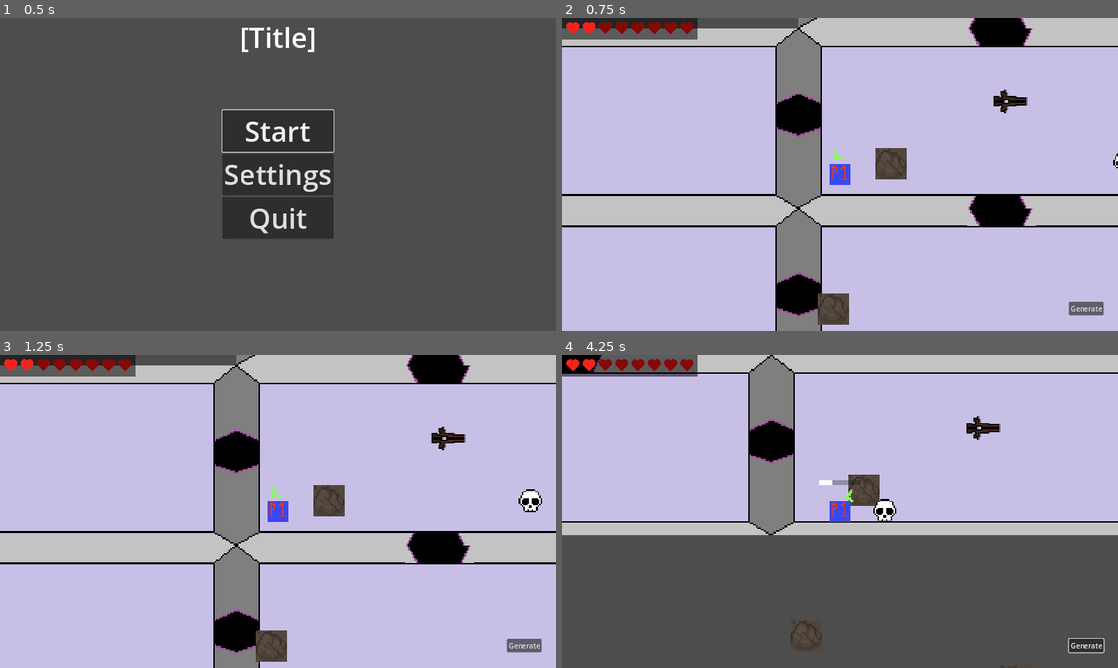
Above: before the commit, frames 1-4 (two rows, left to right).
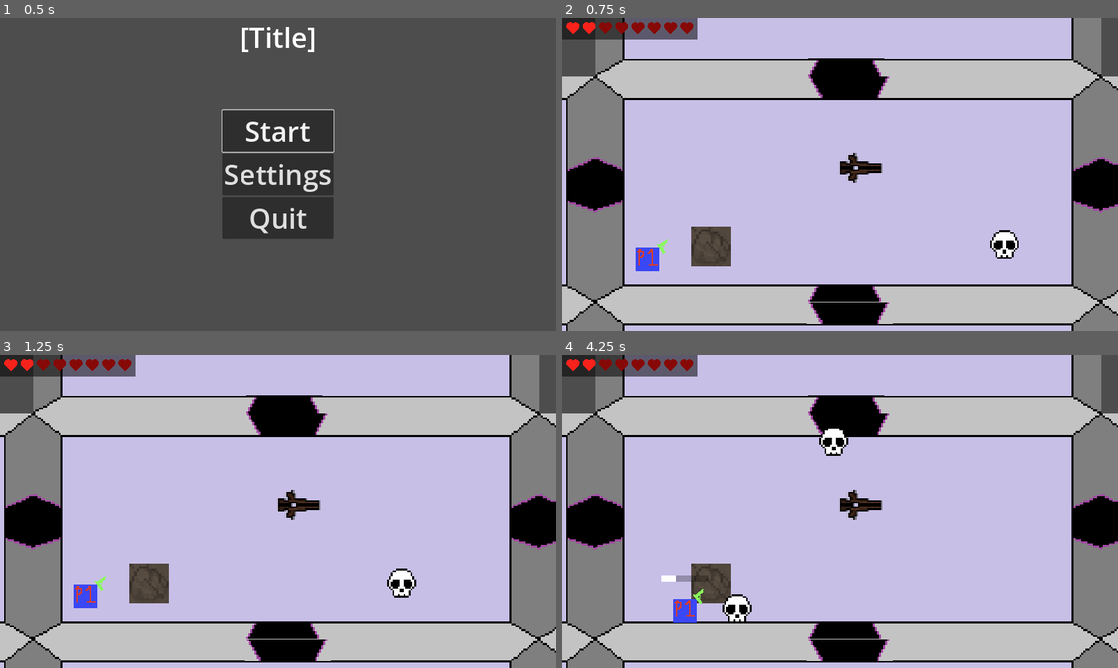
Above: after the commit, the same moments.

Repository: dcordova7146/Team4
Game: Godot game, scene res://main.tscn
The game is run twice, just before and just after one commit, with the same random seed, the same clock (stepped at 60 frames per second) and the same inputs.
Inputs (mouse positions are in pixels of both pictures, inside the frame that each line leads up to):
- Up to frame 1 (0.5 s): no input
- Up to frame 2 (0.75 s): click "Start" at 0.5 s
- Up to frame 3 (1.25 s): no input
- Up to frame 4 (4.25 s): click (1084, 646) at 1.25 s, where only the run before the commit has a clickable "Generate"; move the mouse to (962, 495) at 2.02 s; press the mouse at (962, 495) at 2.03 s; hold D (move_right) 2.03-2.78 s; move the mouse to (728, 527) at 2.77 s; release the mouse at (728, 527) at 2.78 s; hold S (move_down) 2.78-3.53 s; click (728, 527) at 2.85 s; move the mouse to (895, 442) at 3.52 s; press the mouse at (895, 442) at 3.53 s; hold D (move_right) from 3.53 s (still down)

Frame 1 is identical in both runs. In frame 2, 62% of the frame differs, in the area x 0-100%, y 0-100%; in frame 3, 62%; in frame 4, 75%.

Commit message:
Room Transition update
-fixed camera script
-camera zooms in on 1 room
-added teleport markers on doors that are active

Diff:
--- /dev/null
+++ b/Scripts/Door.gd
@@ -0,0 +1,7 @@
+extends Node2D
+
+@onready var marker: Marker2D = $Marker2D
+
+func _on_body_entered(body: Node2D) -> void:
+	print("Door entered")
+	body.global_position = marker.global_position
--- a/events.gd
+++ b/Scripts/events.gd
@@ -1,4 +1,4 @@
-#Diego Cordova
+#Diego, Karwei
 extends Node
 #singleton script
 #which will keep track of game state and logic
--- /dev/null
+++ b/TESTING/DiegoTest.tscn
@@ -0,0 +1,27 @@
+[gd_scene load_steps=5 format=3 uid="uid://bkeo06v1wya0k"]
+
+[ext_resource type="Script" path="res://TESTING/TEST.gd" id="1_vh28s"]
+[ext_resource type="PackedScene" uid="uid://bxvfe2h3ur6ol" path="res://map/room.tscn" id="2_m8q1q"]
+[ext_resource type="PackedScene" uid="uid://db5fatnj0uwms" path="res://player/player.tscn" id="3_1nryx"]
+[ext_resource type="Script" path="res://map/Camera2D.gd" id="4_qjrqp"]
+
+[node name="Node2D" type="Node2D"]
+script = ExtResource("1_vh28s")
+
+[node name="Room" parent="." instance=ExtResource("2_m8q1q")]
+position = Vector2(0, 138)
+
+[node name="Room2" parent="." instance=ExtResource("2_m8q1q")]
+
+[node name="Room3" parent="." instance=ExtResource("2_m8q1q")]
+position = Vector2(310, 138)
+
+[node name="Player" parent="." instance=ExtResource("3_1nryx")]
+position = Vector2(166, 79)
+
+[node name="Camera2D" type="Camera2D" parent="."]
+offset = Vector2(150, 60)
+zoom = Vector2(3.76, 3.76)
+position_smoothing_enabled = true
+position_smoothing_speed = 10.0
+script = ExtResource("4_qjrqp")
--- /dev/null
+++ b/TESTING/TEST.gd
@@ -0,0 +1,15 @@
+extends Node2D
+
+
+# Called when the node enters the scene tree for the first time.
+func _ready():
+	$Room.connectRooms($Room2, Vector2(0,-1))
+	$Room.connectRooms($Room3, Vector2(1,0))
+	$Room2.connectRooms($Room, Vector2(0,1))
+	$Room3.connectRooms($Room, Vector2(-1,0))
+	pass # Replace with function body.
+
+
+# Called every frame. 'delta' is the elapsed time since the previous frame.
+func _process(delta):
+	pass
--- a/map/Camera2D.gd
+++ b/map/Camera2D.gd
@@ -3,11 +3,6 @@
 
 
 ## Listen for room enter events.
+#camera waits for signal from the event handler then uses an anonymous function
 func _ready():
-	Events.room_entered.connect(_on_room_entered)
-
-
-## Move camera to room entered.
-func _on_room_entered(room: Node2D) -> void:
-	print("cam:room enter")
-	position = room.position
+	Events.room_entered.connect(func(room): position = room.position)
--- a/map/dungeon.tscn
+++ b/map/dungeon.tscn
@@ -19,10 +19,12 @@
 [node name="HUD" parent="." instance=ExtResource("7_wap1c")]
 
 [node name="Button" type="Button" parent="HUD"]
+visible = false
 offset_left = 1167.0
 offset_top = 653.0
 offset_right = 1247.0
 offset_bottom = 684.0
+disabled = true
 text = "Generate
 "
 
@@ -31,9 +33,6 @@
 [node name="Player" parent="." instance=ExtResource("3_51vlb")]
 z_index = 2
 position = Vector2(32, 112)
-
-[node name="Camera2D2" type="Camera2D" parent="Player"]
-script = ExtResource("4_hmp84")
 
 [node name="Rock" parent="." instance=ExtResource("4_7yry6")]
 position = Vector2(-479, 85)
@@ -76,6 +75,13 @@
 [node name="Fireball Turret" parent="." instance=ExtResource("6_gpxj7")]
 position = Vector2(160, 56)
 
+[node name="Camera2D" type="Camera2D" parent="."]
+offset = Vector2(150, 60)
+zoom = Vector2(3.76, 3.76)
+position_smoothing_enabled = true
+position_smoothing_speed = 10.0
+script = ExtResource("4_hmp84")
+
 [connection signal="game_exited_to_menu" from="PauseMenu" to="." method="_on_pause_menu_game_exited_to_menu"]
 [connection signal="game_restarted" from="PauseMenu" to="." method="_on_pause_menu_game_restarted"]
 [connection signal="pressed" from="HUD/Button" to="." method="_on_button_pressed"]
--- a/map/room.gd
+++ b/map/room.gd
@@ -39,13 +39,12 @@
 func _ready():
 	updateRoom()
 
-# Emit room entered signal if body entered is the player.
+#Emit room entered signal if body entered is the player.
 #function is used to talk to the camera to lock it to a room instead of free roam camera
 #camera is currently work in progress
 func _on_play_area_body_entered(body: Node2D) -> void:
-	if body.name == "Player":
-		#to do create a lock door function which should lock all doors and not unlock until all enemies are defeated
-		Events.room_entered.emit(self)
+	print("HI")
+	Events.room_entered.emit(self)
 
 #function is used to update the connected rooms dictionary based on room generation
 #in order to make traversal more interesting not all adjacent rooms are connected
--- a/map/room.tscn
+++ b/map/room.tscn
@@ -1,8 +1,9 @@
-[gd_scene load_steps=16 format=3 uid="uid://bxvfe2h3ur6ol"]
+[gd_scene load_steps=21 format=3 uid="uid://bxvfe2h3ur6ol"]
 
 [ext_resource type="Script" path="res://map/room.gd" id="1_k281e"]
 [ext_resource type="Texture2D" uid="uid://cyhjqf2e4ast" path="res://tempAssets/World/zero.png" id="2_dgx25"]
 [ext_resource type="Texture2D" uid="uid://dkf6rnbpwdnay" path="res://tempAssets/World/doors/BotDoor.png" id="3_cgfv4"]
+[ext_resource type="PackedScene" uid="uid://w08be4o1ar2p" path="res://scenes/propScenes/door.tscn" id="4_4kphe"]
 [ext_resource type="Texture2D" uid="uid://fyat7l76scsr" path="res://tempAssets/World/doors/LeftDoor.png" id="4_hjecd"]
 [ext_resource type="Texture2D" uid="uid://btk0f6t0nv7k2" path="res://tempAssets/World/doors/TopDoor.png" id="5_6hrvb"]
 [ext_resource type="Texture2D" uid="uid://c87xswjoaabdj" path="res://tempAssets/World/doors/RightDoor.png" id="6_m0tnp"]
@@ -33,6 +34,18 @@
 
 [sub_resource type="RectangleShape2D" id="RectangleShape2D_6nub4"]
 size = Vector2(16, 137)
+
+[sub_resource type="RectangleShape2D" id="RectangleShape2D_tlp1x"]
+size = Vector2(35, 1.66667)
+
+[sub_resource type="RectangleShape2D" id="RectangleShape2D_84oan"]
+size = Vector2(1.66667, 30.8333)
+
+[sub_resource type="RectangleShape2D" id="RectangleShape2D_v0qnt"]
+size = Vector2(39.1667, 1.66667)
+
+[sub_resource type="RectangleShape2D" id="RectangleShape2D_6tno0"]
+size = Vector2(1.00003, 32.5)
 
 [node name="Room" type="Node2D"]
 script = ExtResource("1_k281e")
@@ -83,6 +96,8 @@
 [node name="Play Area" type="Area2D" parent="."]
 position = Vector2(155, 69)
 scale = Vector2(1.2, 1.2)
+collision_layer = 0
+collision_mask = 2
 
 [node name="CollisionShape2D" type="CollisionShape2D" parent="Play Area"]
 position = Vector2(0, 1.66666)
@@ -126,23 +141,64 @@
 scale = Vector2(1.2, 1.2)
 texture = ExtResource("3_cgfv4")
 
+[node name="Door" parent="BotDoor" instance=ExtResource("4_4kphe")]
+
+[node name="Marker2D" parent="BotDoor/Door" index="0"]
+position = Vector2(0, 30)
+
+[node name="CollisionShape2D" type="CollisionShape2D" parent="BotDoor/Door"]
+position = Vector2(-0.833328, -0.416664)
+shape = SubResource("RectangleShape2D_tlp1x")
+
 [node name="LeftDoor" type="Sprite2D" parent="."]
 visible = false
 position = Vector2(9.2, 65)
 scale = Vector2(1.2, 1.2)
 texture = ExtResource("4_hjecd")
 
+[node name="Door" parent="LeftDoor" instance=ExtResource("4_4kphe")]
+
+[node name="Marker2D" parent="LeftDoor/Door" index="0"]
+position = Vector2(-30, 0)
+
+[node name="CollisionShape2D" type="CollisionShape2D" parent="LeftDoor/Door"]
+position = Vector2(-1, 2.08334)
+shape = SubResource("RectangleShape2D_84oan")
+
 [node name="TopDoor" type="Sprite2D" parent="."]
 visible = false
 position = Vector2(156, 7.3)
 scale = Vector2(1.2, 1.2)
 texture = ExtResource("5_6hrvb")
 
+[node name="Door" parent="TopDoor" instance=ExtResource("4_4kphe")]
+
+[node name="Marker2D" parent="TopDoor/Door" index="0"]
+position = Vector2(0, -30)
+
+[node name="CollisionShape2D" type="CollisionShape2D" parent="TopDoor/Door"]
+position = Vector2(-0.416672, -0.250001)
+shape = SubResource("RectangleShape2D_v0qnt")
+
 [node name="RightDoor" type="Sprite2D" parent="."]
 visible = false
 position = Vector2(300.8, 67)
 scale = Vector2(1.2, 1.2)
 texture = ExtResource("6_m0tnp")
+
+[node name="Door" parent="RightDoor" instance=ExtResource("4_4kphe")]
+
+[node name="Marker2D" parent="RightDoor/Door" index="0"]
+position = Vector2(30, 0)
+
+[node name="CollisionShape2D" type="CollisionShape2D" parent="RightDoor/Door"]
+position = Vector2(0.499969, -0.416668)
+shape = SubResource("RectangleShape2D_6tno0")
 
 [connection signal="body_entered" from="Play Area" to="." method="_on_play_area_body_entered"]
 [connection signal="area_entered" from="North" to="." method="_on_north_area_entered"]
+
+[editable path="BotDoor/Door"]
+[editable path="LeftDoor/Door"]
+[editable path="TopDoor/Door"]
+[editable path="RightDoor/Door"]
--- a/player/gun.tscn
+++ b/player/gun.tscn
@@ -10,6 +10,7 @@
 bg_color = Color(1, 1, 1, 1)
 
 [node name="Gun" type="Node2D"]
+scale = Vector2(0.8, 0.8)
 script = ExtResource("1_tws20")
 
 [node name="GunPivot" type="Marker2D" parent="."]
@@ -20,7 +21,7 @@
 
 [node name="BulletHole" type="Marker2D" parent="GunPivot/Sprite"]
 unique_name_in_owner = true
-position = Vector2(5, -4)
+position = Vector2(5, -3.5)
 
 [node name="ShootingTimer" type="Timer" parent="."]
 
--- a/player/player.tscn
+++ b/player/player.tscn
@@ -8,6 +8,7 @@
 size = Vector2(16, 16)
 
 [node name="Player" type="CharacterBody2D"]
+scale = Vector2(0.9, 0.9)
 collision_layer = 2
 collision_mask = 23
 motion_mode = 1
@@ -20,9 +21,7 @@
 texture = ExtResource("2_22u6h")
 
 [node name="Gun" parent="." instance=ExtResource("3_mw41a")]
-
-[node name="Camera2D" type="Camera2D" parent="."]
-zoom = Vector2(3, 3)
+scale = Vector2(1, 1)
 
 [node name="InvincibilityTimer" type="Timer" parent="."]
 wait_time = 2.0
--- a/project.godot
+++ b/project.godot
@@ -18,7 +18,7 @@
 [autoload]
 
 GenerateDungeon="*res://map/generate_dungeon.gd"
-Events="*res://events.gd"
+Events="*res://Scripts/events.gd"
 
 [debug]
 
@@ -76,7 +76,7 @@
 [layer_names]
 
 2d_physics/layer_1="walls"
-2d_physics/layer_2="player"
+2d_physics/layer_2="Player(Scan)"
 2d_physics/layer_3="enemies"
 2d_physics/layer_4="bullets"
 2d_physics/layer_5="pickups"
--- /dev/null
+++ b/scenes/propScenes/door.tscn
@@ -0,0 +1,12 @@
+[gd_scene load_steps=2 format=3 uid="uid://w08be4o1ar2p"]
+
+[ext_resource type="Script" path="res://Scripts/Door.gd" id="1_fayh7"]
+
+[node name="Door" type="Area2D"]
+collision_layer = 0
+collision_mask = 2
+script = ExtResource("1_fayh7")
+
+[node name="Marker2D" type="Marker2D" parent="."]
+
+[connection signal="body_entered" from="." to="." method="_on_body_entered"]
